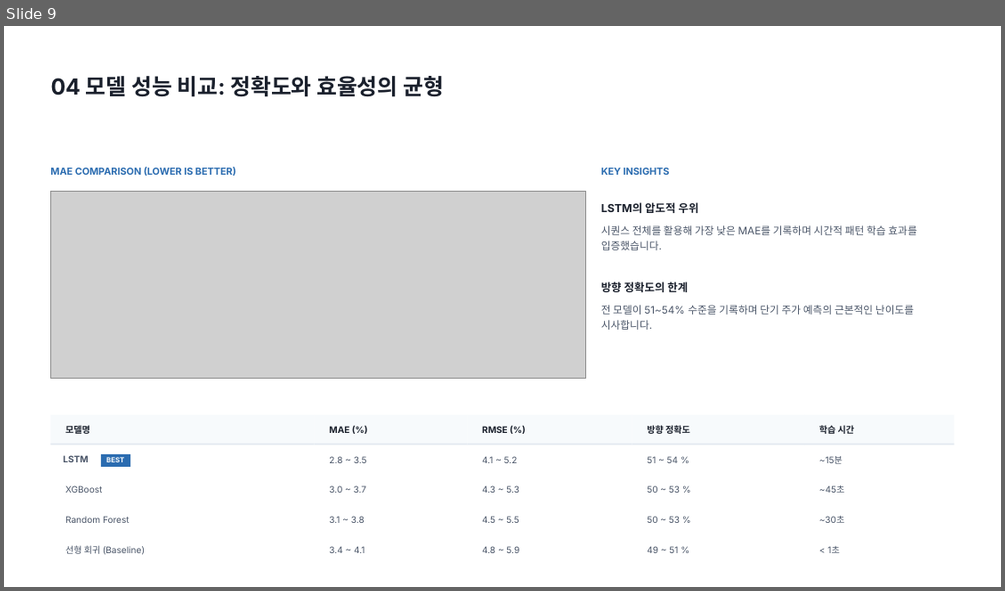
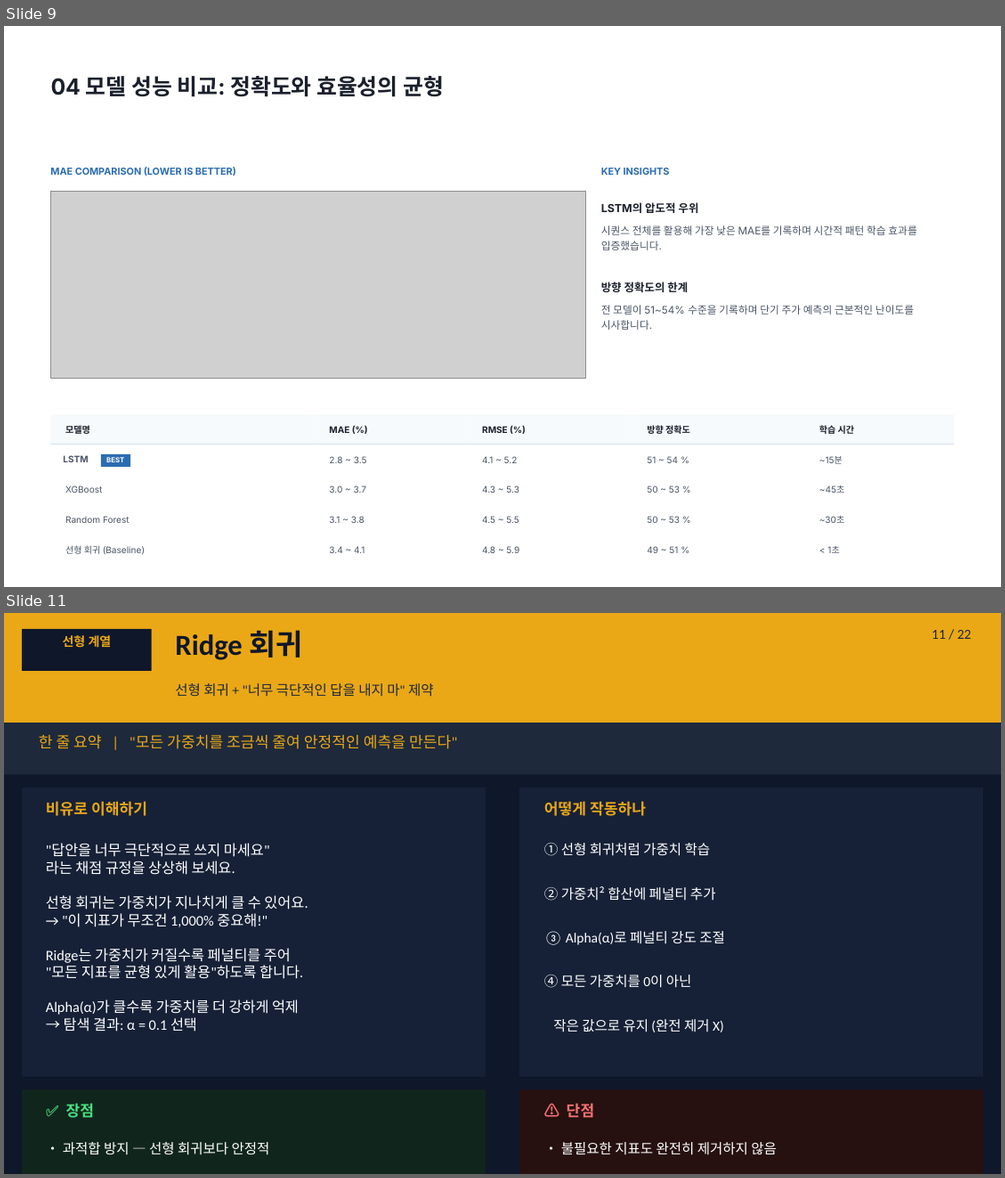
Before and after one commit to ksh1004/stock_prediction, a slide deck: 01_stock_prediction_report.pptx. Shown one above the other, each under a label of ours: slide 9 before the commit, slides 9 and 11 after it; the slides between them are not shown. The pictures are 1005x591 and 1005x1178 pixels, drawn with LibreOffice and Linux fonts; fonts in the diff are those of the drawing; grey boxes stand for pictures; background and template pictures are left out. Boxes give left, top, right and bottom in pixels: in the first picture for what was removed or moved away, otherwise in the second. Text is boxed around its words. In the diff, an @@ line names an element or a change of style, - is before the commit and + after.

```diff
--- a/01_stock_prediction_report.pptx
+++ b/01_stock_prediction_report.pptx
@@ slide 11 added at box(4, 613, 1001, 1174), background #0F172A @@
@@ rectangle added at box(4, 613, 1001, 722), fill #EAA817 @@
@@ rectangle added at box(22, 629, 152, 671), fill #0F172A @@
@@ text added at box(63, 635, 112, 648), 9 pt, text #EAA817, bold @@
+선형 계열
@@ text added at box(175, 630, 302, 660), 21 pt, text #0F172A, bold @@
+Ridge 회귀
@@ text added at box(931, 630, 971, 639), 10 pt, text #1E293B @@
+11 / 22
@@ text added at box(175, 683, 434, 697), 10 pt, text #1E293B @@
+선형 회귀 + "너무 극단적인 답을 내지 마" 제약
@@ rectangle added at box(4, 722, 1001, 774), fill #1E293B @@
@@ text added at box(39, 735, 458, 749), 11 pt, text #EAA817 @@
+한 줄 요약 | "모든 가중치를 조금씩 줄여 안정적인 예측을 만든다"
@@ rectangle added at box(22, 787, 485, 1077), fill #162137 @@
@@ rectangle added at box(519, 787, 983, 1077), fill #162137 @@
@@ text added at box(46, 801, 147, 816), 11 pt, text #EAA817, bold @@
+비유로 이해하기
@@ text added at box(544, 801, 646, 816), 11 pt, text #EAA817, bold @@
+어떻게 작동하나
@@ text added at box(46, 843, 307, 1031), 10.5 pt, text #FFFFFF @@
+"답안을 너무 극단적으로 쓰지 마세요"
+라는 채점 규정을 상상해 보세요.
+선형 회귀는 가중치가 지나치게 클 수 있어요.
+→ "이 지표가 무조건 1,000% 중요해!"
+Ridge는 가중치가 커질수록 페널티를 주어
+"모든 지표를 균형 있게 활용"하도록 합니다.
+Alpha(α)가 클수록 가중치를 더 강하게 억제
+→ 탐색 결과: α = 0.1 선택
@@ text added at box(544, 843, 711, 856), 10 pt, text #FFFFFF @@
+① 선형 회귀처럼 가중치 학습
@@ text added at box(544, 886, 716, 900), 10 pt, text #FFFFFF @@
+② 가중치² 합산에 페널티 추가
@@ text added at box(544, 931, 725, 945), 10 pt, text #FFFFFF @@
+③ Alpha(α)로 페널티 강도 조절
@@ text added at box(544, 974, 692, 988), 10 pt, text #FFFFFF @@
+④ 모든 가중치를 0이 아닌
@@ text added at box(553, 1019, 724, 1032), 10 pt, text #FFFFFF @@
+작은 값으로 유지 (완전 제거 X)
@@ rectangle added at box(22, 1089, 485, 1174), fill #10261C @@
@@ rectangle added at box(519, 1089, 983, 1174), fill #261010 @@
@@ text added at box(66, 1103, 95, 1118), 11 pt, text #4ADE80, bold @@
+✅ 장점
@@ text added at box(566, 1103, 595, 1118), 11 pt, text #F87171, bold @@
+⚠ 단점
@@ text added at box(63, 1142, 270, 1155), 10 pt, text #FFFFFF @@
+• 과적합 방지 — 선형 회귀보다 안정적
@@ text added at box(561, 1142, 777, 1155), 10 pt, text #FFFFFF @@
+• 불필요한 지표도 완전히 제거하지 않음
```
Also in this commit, not shown: 5 other slides added, 1 other file.
